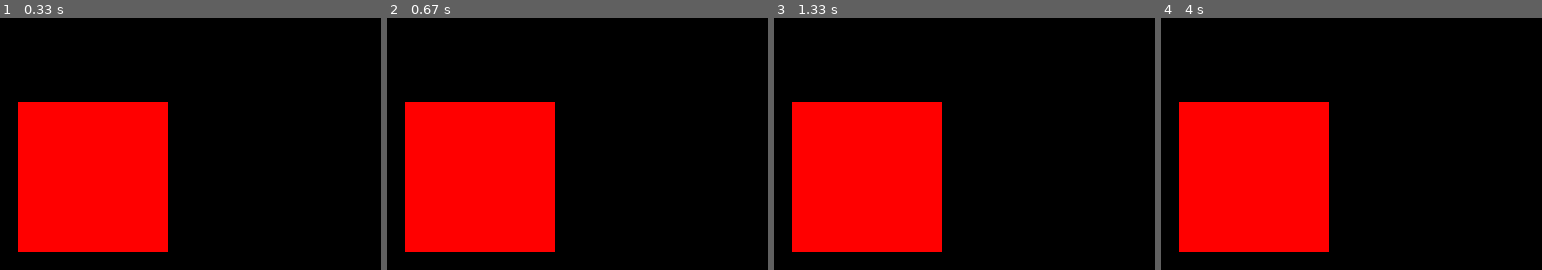
Above: before the commit, frames 1-4 (left to right).
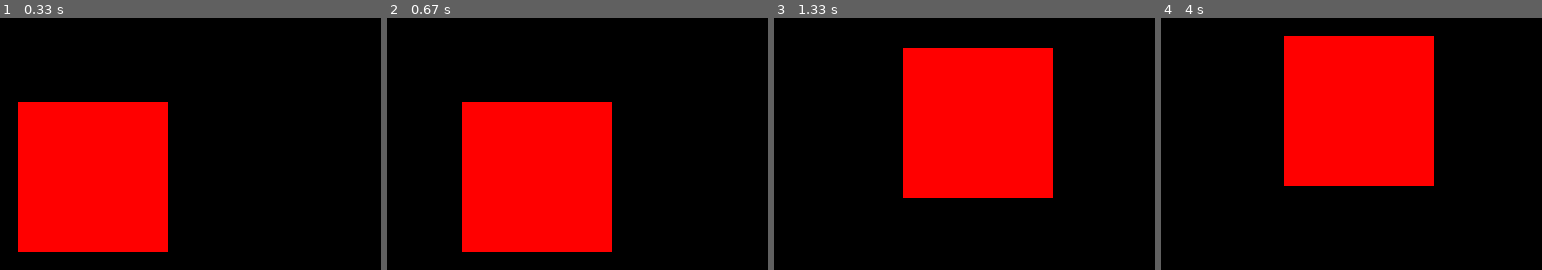
Above: after the commit, the same moments.

Repository: masprime77/python_snake
Game: pygame game, started from pygame_test.py
Same seed, same stepped clock (60 frames per second), same inputs: the game is played once before the commit and once after it.
Inputs:
- Up to frame 1 (0.33 s): no input
- Up to frame 2 (0.67 s): hold D from 0.33 s (still down)
- Up to frame 3 (1.33 s): release D at 0.8 s; hold W 0.83-1.13 s; hold D from 1.17 s (still down)
- Up to frame 4 (4 s): release D at 1.63 s; hold A 1.67-2.2 s; hold S 2.23-2.53 s; hold A 2.57-2.97 s; hold W 3-3.37 s; hold D from 3.4 s (still down)

Frame 1 is identical in both runs. In frame 2, 18% of the frame differs, in the area x 4-60%, y 33-93%; in frame 3, 39%, in the area x 4-74%, y 11-93%; in frame 4, 39%.

Commit message:
Player can move itself

Diff:
--- a/pygame_test.py
+++ b/pygame_test.py
@@ -12,8 +12,20 @@
 run = True
 
 while run:
+    screen.fill((0, 0, 0))
 
     pygame.draw.rect(screen, (255, 0, 0), player)
+
+    key = pygame.key.get_pressed()
+
+    if key[pygame.K_a]:
+        player.move_ip(-1, 0)
+    elif key[pygame.K_d]:
+        player.move_ip(1, 0)
+    elif key[pygame.K_s]:
+        player.move_ip(0, 1)
+    elif key[pygame.K_w]:
+        player.move_ip(0, -1)
 
     for event in pygame.event.get():
         if event.type == pygame.QUIT:
